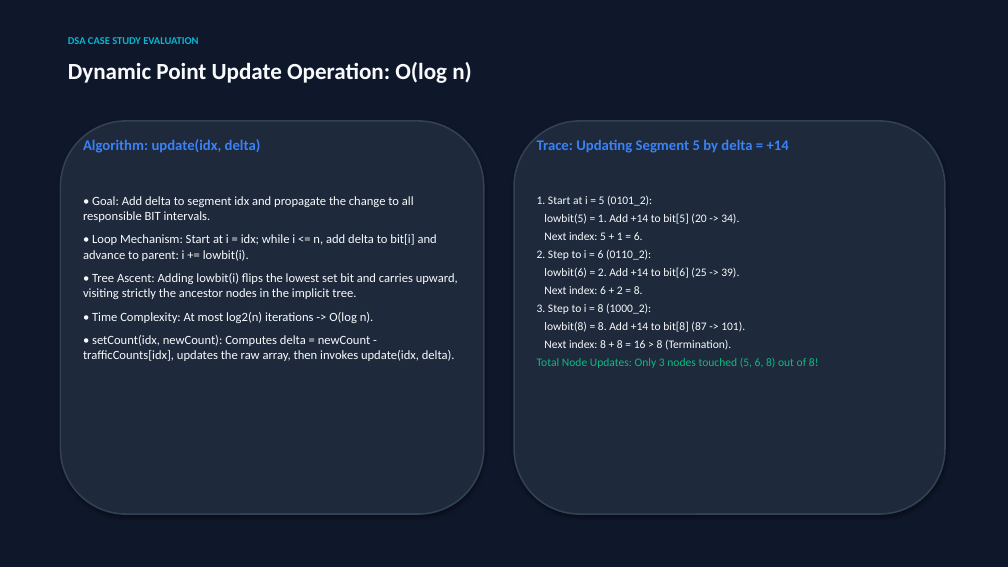
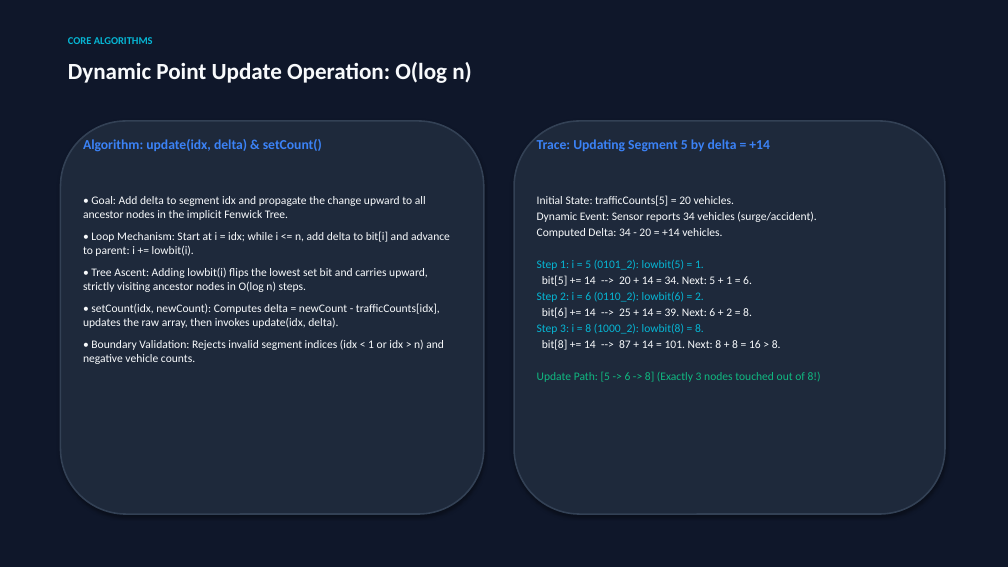
Before and after one commit to Jeyadev3/FlowGrid_Traffic_Analytics, a slide deck: slide 8 of presentation/Fenwick_Tree_Case_Study.pptx (slide 7 before the commit). Drawn at 1008x567 pixels with LibreOffice and Linux fonts; fonts in the diff are those of the drawing. Boxes give left, top, right and bottom in pixels: in the first picture for what was removed or moved away, otherwise in the second. Text is boxed around its words. In the diff, an @@ line names an element or a change of style, - is before the commit and + after.

Commit message:
docs: update Fenwick Tree case study presentation with Member 4 integration

```diff
--- a/presentation/Fenwick_Tree_Case_Study.pptx
+++ b/presentation/Fenwick_Tree_Case_Study.pptx
@@ text at [68, 37, 153, 44]: text changed @@
-DSA CASE STUDY EVALUATION
+CORE ALGORITHMS
@@ text at [83, 139, 322, 152]: text changed; size 14 to 13 pt @@
-Algorithm: update(idx, delta)
+Algorithm: update(idx, delta) & setCount()
@@ text "Trace: Updating Segment 5 by ..." at [537, 139, 770, 152]: size 14 to 13 pt @@
@@ text at [83, 196, 426, 220]: text changed; size 12 to 11 pt @@
-• Goal: Add delta to segment idx and propagate the change to all responsible BIT intervals.
+• Goal: Add delta to segment idx and propagate the change upward to all ancestor nodes in the implicit Fenwick Tree.
@@ text at [537, 195, 821, 382]: text changed @@
-1. Start at i = 5 (0101_2):
-lowbit(5) = 1. Add +14 to bit[5] (20 -> 34).
-Next index: 5 + 1 = 6.
-2. Step to i = 6 (0110_2):
-lowbit(6) = 2. Add +14 to bit[6] (25 -> 39).
-Next index: 6 + 2 = 8.
-3. Step to i = 8 (1000_2):
-lowbit(8) = 8. Add +14 to bit[8] (87 -> 101).
-Next index: 8 + 8 = 16 > 8 (Termination).
-Total Node Updates: Only 3 nodes touched (5, 6, 8) out of 8!
+Initial State: trafficCounts[5] = 20 vehicles.
+Dynamic Event: Sensor reports 34 vehicles (surge/accident).
+Computed Delta: 34 - 20 = +14 vehicles.
+Step 1: i = 5 (0101_2): lowbit(5) = 1.
+bit[5] += 14 --> 20 + 14 = 34. Next: 5 + 1 = 6.
+Step 2: i = 6 (0110_2): lowbit(6) = 2.
+bit[6] += 14 --> 25 + 14 = 39. Next: 6 + 2 = 8.
+Step 3: i = 8 (1000_2): lowbit(8) = 8.
+bit[8] += 14 --> 87 + 14 = 101. Next: 8 + 8 = 16 > 8.
+Update Path: [5 -> 6 -> 8] (Exactly 3 nodes touched out of 8!)
@@ text at [83, 231, 450, 328]: size 12 to 11 pt in "• Loop Mechanism: Start at i = ...", "• setCount(idx, newCount): Computes delta = newCount ..." @@
@@ text at [83, 268, 428, 292]: text changed; size 12 to 11 pt @@
-• Tree Ascent: Adding lowbit(i) flips the lowest set bit and carries upward, visiting strictly the ancestor nodes in the implicit tree.
-• Time Complexity: At most log2(n) iterations -> O(log n).
+• Tree Ascent: Adding lowbit(i) flips the lowest set bit and carries upward, strictly visiting ancestor nodes in O(log n) steps.
@@ text at [83, 340, 444, 364]: paragraph added @@
+• Boundary Validation: Rejects invalid segment indices (idx < 1 or idx > n) and negative vehicle counts.
```
Also in this commit, not shown: 9 other slides changed, 6 slides added, 4 slides removed, 2 other files.
